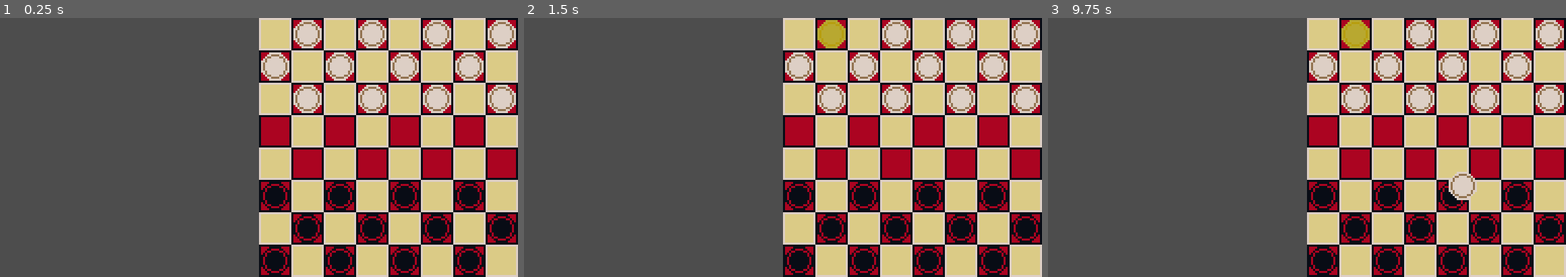
Above: before the commit, frames 1-3 (left to right).
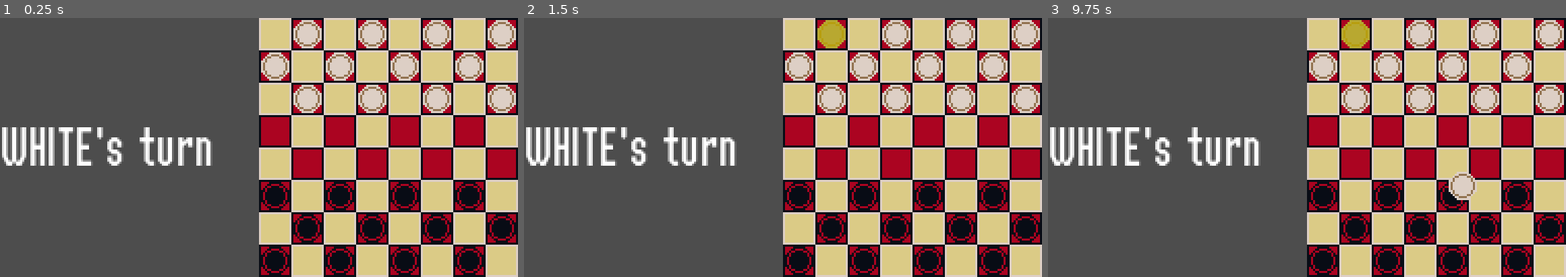
Above: after the commit, the same moments.

Repository: k4gi/boardplayer
Game: Godot game, scene res://CheckersMain.tscn
Same seed, same stepped clock (60 frames per second), same inputs: the game is played once before the commit and once after it. Before the commit the project starts from res://CheckersGame.tscn.
Inputs (mouse positions are in pixels of both pictures, inside the frame that each line leads up to):
- Up to frame 1 (0.25 s): no input
- Up to frame 2 (1.5 s): tap Enter at 0.5 s; move the mouse to (829, 33) at 0.52 s; click (829, 33) at 0.67 s; tap Space at 1.25 s; move the mouse to (896, 33) at 1.27 s; click (896, 33) at 1.42 s
- Up to frame 3 (9.75 s): tap Enter at 2, 3.5 s; move the mouse to (1483, 33) at 2.02 s; click (1483, 33) at 2.17 s; tap Space at 2.75, 4.25 s; move the mouse to (1550, 33) at 2.77 s; click (1550, 33) at 2.92 s; move the mouse to (1322, 67) at 3.52 s; click (1322, 67) at 3.67 s; move the mouse to (1389, 67) at 4.27 s; click (1389, 67) at 4.42 s; move the mouse to (1452, 67) at 5.02 s; click (1452, 67) at 5.17 s; move the mouse to (1519, 67) at 5.77 s; click (1519, 67) at 5.92 s; move the mouse to (1353, 98) at 6.52 s; click (1353, 98) at 6.67 s; move the mouse to (1420, 98) at 7.27 s; click (1420, 98) at 7.42 s; move the mouse to (1483, 98) at 8.02 s; click (1483, 98) at 8.17 s; move the mouse to (1550, 98) at 8.77 s; click (1550, 98) at 8.92 s; move the mouse to (1462, 186) at 9.52 s; click (1462, 186) at 9.67 s

The runs differ from the first frame. In frame 1, 3.0% of the frame differs, in the area x 0-42%, y 42-58%; in frame 2, 3.0%; in frame 3, 3.0%.

Commit message:
turn display and a win message :)

Diff:
--- a/CheckersGame.gd
+++ b/CheckersGame.gd
@@ -1,4 +1,8 @@
 extends Node2D
+
+
+signal turn_toggled( turn )
+signal game_won( score )
 
 
 const WHITE_PIECE = preload("res://WhitePiece.tres")
@@ -49,6 +53,7 @@
 			if $Board.get_cell_atlas_coords(0, Vector2i(x,last_three)) == TILE_RED:
 				spawn_piece(x, last_three, "up", "black")
 
+	emit_signal("turn_toggled", turn)
 	set_all_pieces_pickable(true, turn)
 
 
@@ -134,14 +139,6 @@
 
 
 func _on_move_highlight_move_here(highlight):
-	#what are the things that should happen when you click on a move highlight?
-	#first of all if it's a return highlight just put the piece back down. that seems to be working.
-	#otherwise we can either be taking a piece or not. if not, also put the piece back down, but toggle the turn as well.
-	#if we're taking a piece, that's where the more complicated things happen.
-	#it's possible after taking a piece to be able to take more pieces. if that's the case, DON'T put the piece down.
-	#and also create a new set of highlights
-	#hmmmm
-
 	var is_action = highlight.get("is_action")
 	var taking_piece = highlight.get("is_taking_piece")
 
@@ -154,12 +151,15 @@
 		put_piece_back_down( highlight.get_position() )
 		set_all_pieces_pickable(true, turn)
 	else: #taking a piece!!!
-		# update score and remove taken piece
-		score[ taking_piece.get("allegiance") ] -= 1
 		delete_piece( taking_piece )
-		#test whether we can take more pieces
 		var highlight_pos = highlight.get_position()
 		move_piece_in_array( highlight_pos )
+		# update score and remove taken piece
+		if subtract_score( taking_piece.get("allegiance") ):
+			put_piece_back_down( highlight_pos )
+			set_all_pieces_pickable(false)
+			return
+		#test whether we can take more pieces
 		for each_child in $Board/Highlights.get_children():
 			$Board/Highlights.remove_child( each_child )
 			each_child.queue_free()
@@ -173,6 +173,12 @@
 		else:
 			#if jumping is not mandatory
 			spawn_highlight( highlight_pos, null)
+
+
+func subtract_score( allegiance ):
+	score[allegiance] -= 1
+	if score[allegiance] == 0:
+		emit_signal("game_won", turn, score)
 
 
 func delete_piece( piece ):
@@ -232,3 +238,4 @@
 		turn = "black"
 	else:
 		turn = "white"
+	emit_signal("turn_toggled", turn)
--- a/CheckersGame.tscn
+++ b/CheckersGame.tscn
@@ -17,7 +17,6 @@
 script = ExtResource("1_fpw4d")
 
 [node name="Board" type="TileMap" parent="."]
-position = Vector2(128, 0)
 tile_set = SubResource("TileSet_podp4")
 format = 2
 layer_0/tile_data = PackedInt32Array(0, 1, 0, 2, 1, 0, 4, 1, 0, 6, 1, 0, 131072, 1, 0, 262144, 1, 0, 393216, 1, 0, 3932 …(893 unchanged characters)…
--- /dev/null
+++ b/CheckersMain.gd
@@ -0,0 +1,21 @@
+extends Node2D
+
+
+func _ready():
+	get_node("%TurnDisplay").set_visible(true)
+
+
+func _on_checkers_game_turn_toggled(turn):
+	get_node("%TurnDisplay/Out").set_text(turn)
+
+
+func _on_checkers_game_game_won(turn, score):
+	get_node("%TurnDisplay").set_visible(false)
+
+	get_node("%WinResult/Winner/Out").set_text(turn)
+	get_node("%WinResult/Score/Out").set_text( str(score[turn]) )
+	get_node("%WinResult").set_visible(true)
+
+
+func _on_play_again_pressed():
+	get_tree().reload_current_scene()
--- /dev/null
+++ b/CheckersMain.tscn
@@ -0,0 +1,126 @@
+[gd_scene load_steps=4 format=3 uid="uid://dkhy1km40x481"]
+
+[ext_resource type="Script" path="res://CheckersMain.gd" id="1_farx3"]
+[ext_resource type="PackedScene" uid="uid://c5xy0chodeg88" path="res://CheckersGame.tscn" id="1_h76m0"]
+[ext_resource type="Theme" uid="uid://d2vr315te7cd8" path="res://DefaultTheme.tres" id="3_183qv"]
+
+[node name="CheckersMain" type="Node2D"]
+script = ExtResource("1_farx3")
+
+[node name="CheckersGame" parent="." instance=ExtResource("1_h76m0")]
+position = Vector2(128, 0)
+
+[node name="VBox" type="VBoxContainer" parent="."]
+offset_right = 127.0
+offset_bottom = 128.0
+theme = ExtResource("3_183qv")
+
+[node name="TurnDisplay" type="HBoxContainer" parent="VBox"]
+unique_name_in_owner = true
+visible = false
+layout_mode = 2
+offset_right = 127.0
+offset_bottom = 124.0
+size_flags_vertical = 3
+theme_override_constants/separation = 0
+
+[node name="Out" type="Label" parent="VBox/TurnDisplay"]
+layout_mode = 2
+offset_top = 46.0
+offset_right = 46.0
+offset_bottom = 78.0
+text = "White"
+uppercase = true
+
+[node name="Label2" type="Label" parent="VBox/TurnDisplay"]
+layout_mode = 2
+offset_left = 46.0
+offset_top = 46.0
+offset_right = 103.0
+offset_bottom = 78.0
+text = "'s turn"
+
+[node name="WinResult" type="VBoxContainer" parent="VBox"]
+unique_name_in_owner = true
+visible = false
+layout_mode = 2
+offset_right = 127.0
+offset_bottom = 117.0
+theme_override_constants/separation = 0
+
+[node name="Winner" type="HBoxContainer" parent="VBox/WinResult"]
+layout_mode = 2
+offset_right = 127.0
+offset_bottom = 32.0
+theme_override_constants/separation = 0
+
+[node name="Out" type="Label" parent="VBox/WinResult/Winner"]
+layout_mode = 2
+offset_right = 63.0
+offset_bottom = 32.0
+size_flags_horizontal = 3
+text = "no-one"
+horizontal_alignment = 2
+uppercase = true
+
+[node name="Label2" type="Label" parent="VBox/WinResult/Winner"]
+layout_mode = 2
+offset_left = 63.0
+offset_right = 127.0
+offset_bottom = 32.0
+size_flags_horizontal = 3
+text = " wins!"
+
+[node name="Score" type="HBoxContainer" parent="VBox/WinResult"]
+layout_mode = 2
+offset_left = 21.0
+offset_top = 32.0
+offset_right = 105.0
+offset_bottom = 56.0
+size_flags_horizontal = 4
+
+[node name="Label" type="Label" parent="VBox/WinResult/Score"]
+layout_mode = 2
+offset_right = 27.0
+offset_bottom = 24.0
+theme_override_font_sizes/font_size = 20
+text = "with"
+
+[node name="Out" type="Label" parent="VBox/WinResult/Score"]
+layout_mode = 2
+offset_left = 31.0
+offset_right = 43.0
+offset_bottom = 24.0
+theme_override_font_sizes/font_size = 20
+text = "12"
+
+[node name="Label3" type="Label" parent="VBox/WinResult/Score"]
+layout_mode = 2
+offset_left = 47.0
+offset_right = 84.0
+offset_bottom = 24.0
+theme_override_font_sizes/font_size = 20
+text = "pieces"
+
+[node name="Label" type="Label" parent="VBox/WinResult"]
+layout_mode = 2
+offset_left = 35.0
+offset_top = 56.0
+offset_right = 92.0
+offset_bottom = 80.0
+size_flags_horizontal = 4
+theme_override_font_sizes/font_size = 20
+text = "remaining"
+
+[node name="PlayAgain" type="Button" parent="VBox/WinResult"]
+layout_mode = 2
+offset_left = 19.0
+offset_top = 80.0
+offset_right = 107.0
+offset_bottom = 117.0
+size_flags_horizontal = 4
+text = "Play again"
+
+[connection signal="game_won" from="CheckersGame" to="." method="_on_checkers_game_game_won"]
+[connection signal="turn_toggled" from="CheckersGame" to="." method="_on_checkers_game_turn_toggled"]
+[connection signal="pressed" from="VBox/WinResult/PlayAgain" to="." method="_on_play_again_pressed"]
--- /dev/null
+++ b/DefaultTheme.tres
@@ -0,0 +1,7 @@
+[gd_resource type="Theme" load_steps=2 format=3 uid="uid://d2vr315te7cd8"]
+
+[ext_resource type="FontFile" uid="uid://bqdqn3xfualnl" path="res://Yulong_Font_1_0/OpenType (.otf)/Yulong-Regular.otf" id="1_t32ao"]
+
+[resource]
+default_font = ExtResource("1_t32ao")
+default_font_size = 28
--- a/project.godot
+++ b/project.godot
@@ -11,7 +11,7 @@
 [application]
 
 config/name="boardplayer"
-run/main_scene="res://CheckersGame.tscn"
+run/main_scene="res://CheckersMain.tscn"
 config/features=PackedStringArray("4.0", "Vulkan Mobile")
 config/icon="res://icon.svg"
 
Not shown, added: Yulong_Font_1_0/License.txt
Binary file added: Yulong_Font_1_0/OpenType (.otf)/Yulong-Italic.otf
Not shown, added: Yulong_Font_1_0/OpenType (.otf)/Yulong-Italic.otf.import
Binary file added: Yulong_Font_1_0/OpenType (.otf)/Yulong-Regular.otf
Not shown, added: Yulong_Font_1_0/OpenType (.otf)/Yulong-Regular.otf.import
Binary file added: Yulong_Font_1_0/TrueType (.ttf)/Yulong-Italic.ttf
Not shown, added: Yulong_Font_1_0/TrueType (.ttf)/Yulong-Italic.ttf.import
Binary file added: Yulong_Font_1_0/TrueType (.ttf)/Yulong-Regular.ttf
Not shown, added: Yulong_Font_1_0/TrueType (.ttf)/Yulong-Regular.ttf.import
Not shown, added: Yulong_Font_1_0/Web Open Font Format (.woff)/Yulong-Italic.woff.import
Not shown, added: Yulong_Font_1_0/Web Open Font Format (.woff)/Yulong-Italic.woff2.import
Not shown, added: Yulong_Font_1_0/Web Open Font Format (.woff)/Yulong-Regular.woff.import
(and 2 more such lines)
